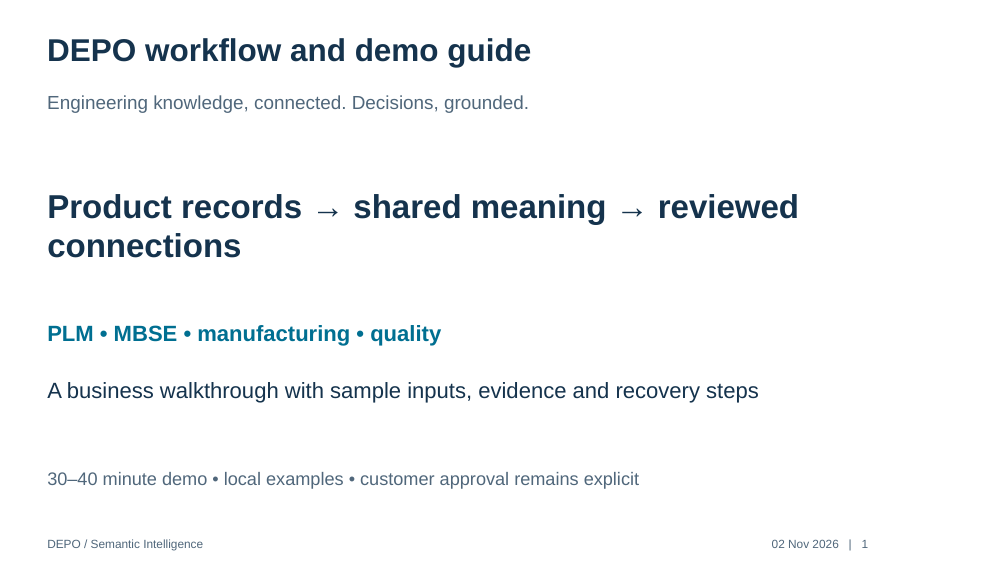
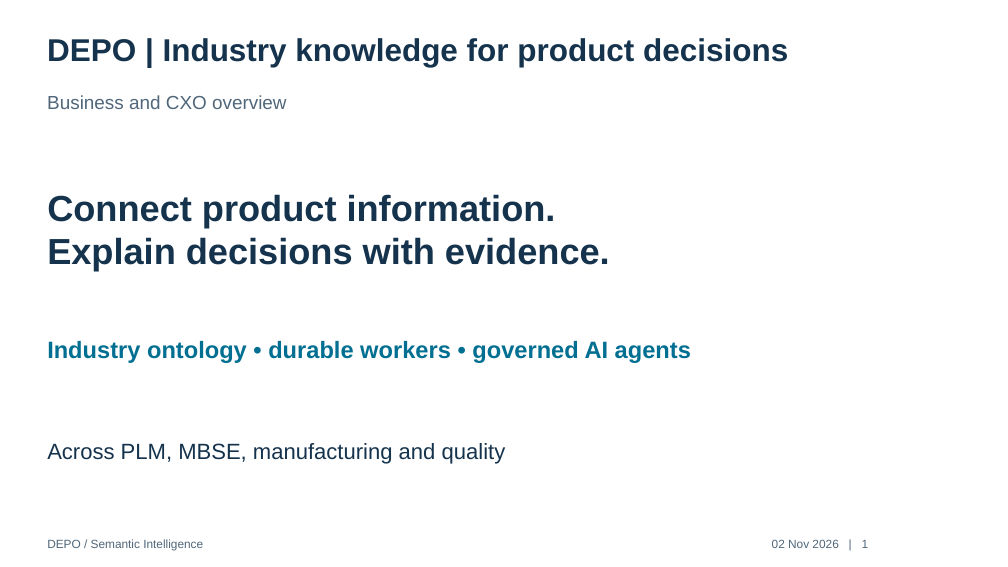
Before and after one commit to dparitosh/PMem, a slide deck: slide 1 of deliverables/DEPO-Workflow-Audited.pptx. Drawn at 1008x567 pixels with LibreOffice and Linux fonts; fonts in the diff are those of the drawing. Boxes give left, top, right and bottom in pixels: in the first picture for what was removed or moved away, otherwise in the second. Text is boxed around its words. In the diff, an @@ line names an element or a change of style, - is before the commit and + after.

Commit message:
Refocus workflow presentation for business and CXO audiences

```diff
--- a/deliverables/DEPO-Workflow-Audited.pptx
+++ b/deliverables/DEPO-Workflow-Audited.pptx
@@ text at [47,38,788,67]: text changed @@
-DEPO workflow and demo guide
+DEPO | Industry knowledge for product decisions
@@ text at [47,95,287,109]: text changed @@
-Engineering knowledge, connected. Decisions, grounded.
+Business and CXO overview
@@ text at [47,194,610,271]: text changed; size 31.5 to 34.5 pt @@
-Product records → shared meaning → reviewed connections
+Connect product information.
+Explain decisions with evidence.
@@ text at [47,341,691,363]: text changed; size 21 to 22.5 pt @@
-PLM • MBSE • manufacturing • quality
+Industry ontology • durable workers • governed AI agents
@@ text at [47,443,506,464]: text changed @@
-A business walkthrough with sample inputs, evidence and recovery steps
+Across PLM, MBSE, manufacturing and quality
@@ text removed at [47,472,639,489] @@
-30–40 minute demo • local examples • customer approval remains explicit
```
Also in this commit, not shown: 11 other slides changed, 8 slides added, 8 slides removed, 4 other files.
